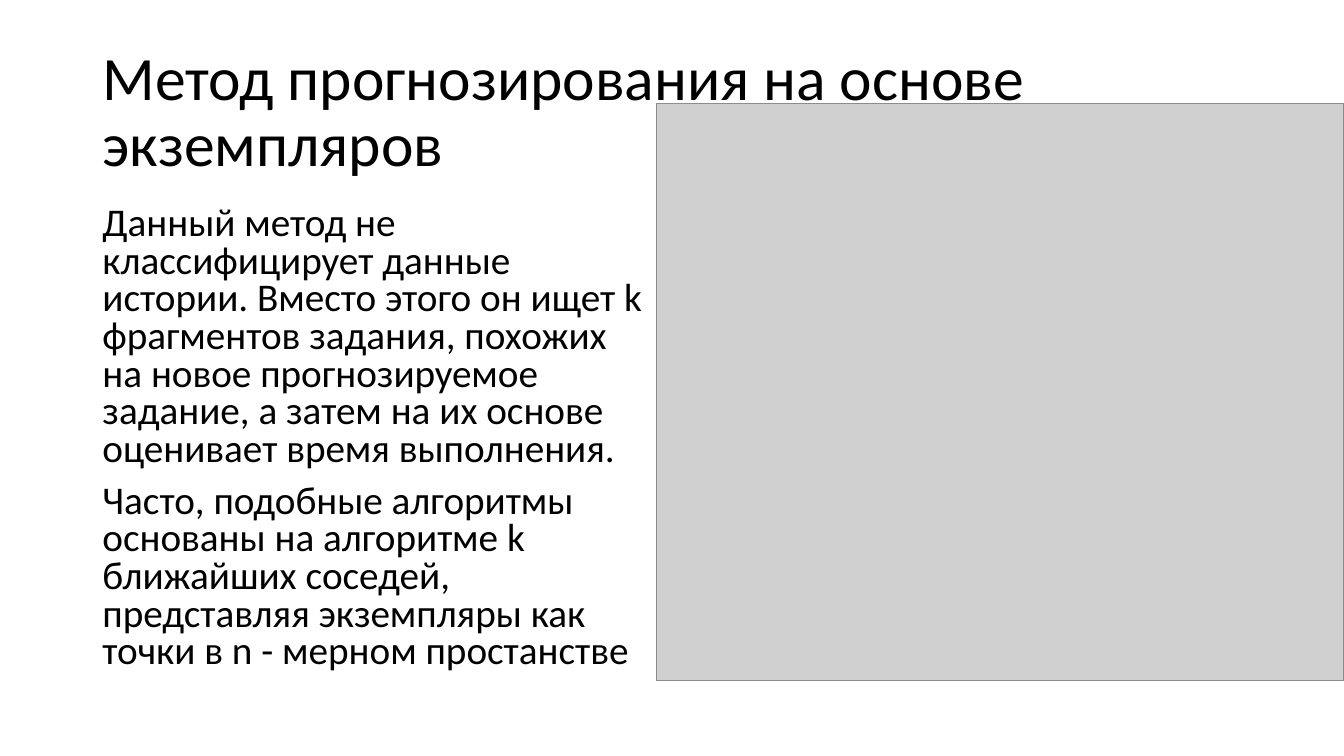
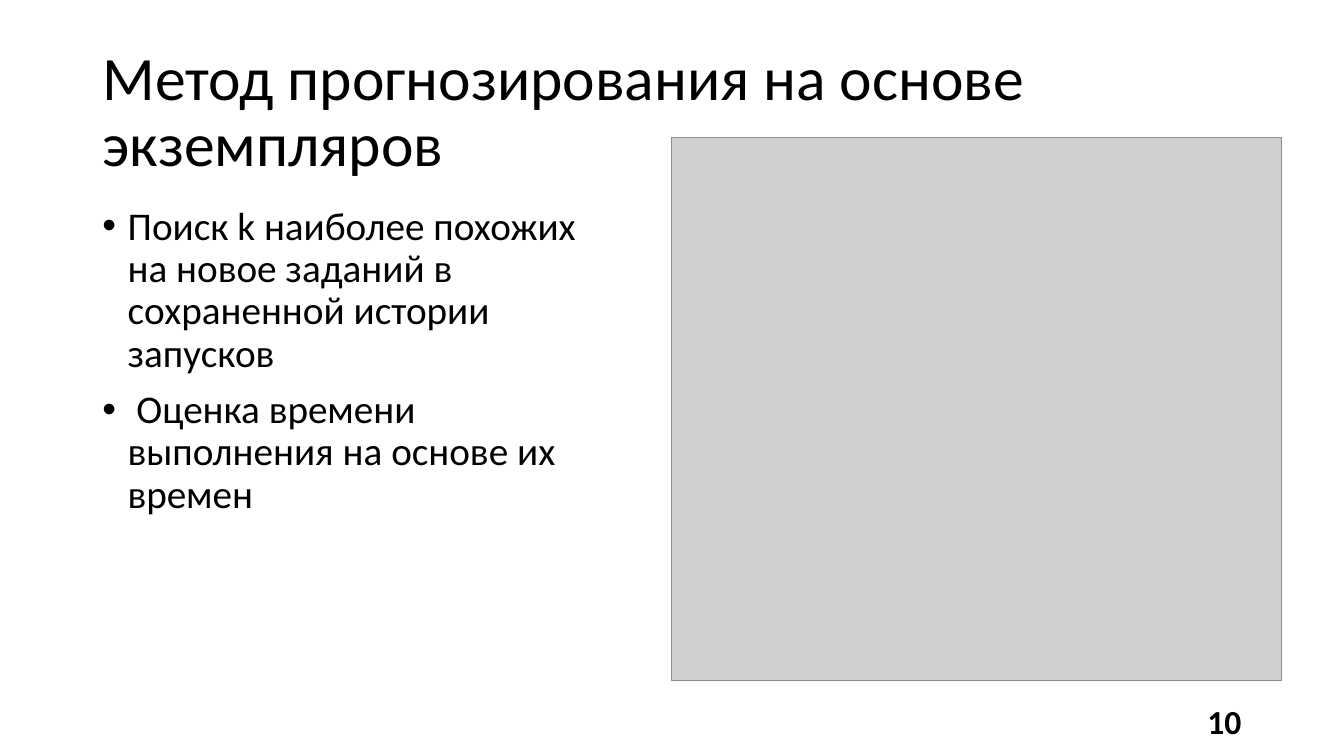
Before and after one commit to alexmeshr/task_time_prediction, a slide deck: slide 10 of presentation.pptx (slide 7 before the commit). Drawn at 1344x756 pixels with LibreOffice and Linux fonts; fonts in the diff are those of the drawing; grey boxes stand for pictures. Boxes give left, top, right and bottom in pixels: in the first picture for what was removed or moved away, otherwise in the second. Text is boxed around its words. In the diff, an @@ line names an element or a change of style, - is before the commit and + after.

```diff
--- a/presentation.pptx
+++ b/presentation.pptx
@@ picture: place and size @@
-picture at [656,103,1344,681]
+picture at [673,138,1281,682]
@@ text removed at [102,209,642,671] @@
-Данный метод не классифицирует данные истории. Вместо этого он ищет k фрагментов задания, похожих на новое прогнозируемое задание, а затем на их основе оценивает время выполнения.
-Часто, подобные алгоритмы основаны на алгоритме k ближайших соседей, представляя экземпляры как точки в n - мерном простанстве
@@ text added at [128,212,575,515], 28 pt, text #000000 @@
+• Поиск k наиболее похожих на новое заданий в сохраненной истории запусков
+• Оценка времени выполнения на основе их времен
@@ page number added at [1207,712,1241,735], 24 pt, text #000000, bold @@
+10
```
Also in this commit, not shown: 7 other slides changed, 20 slides added, 3 slides removed, 11 other files.
